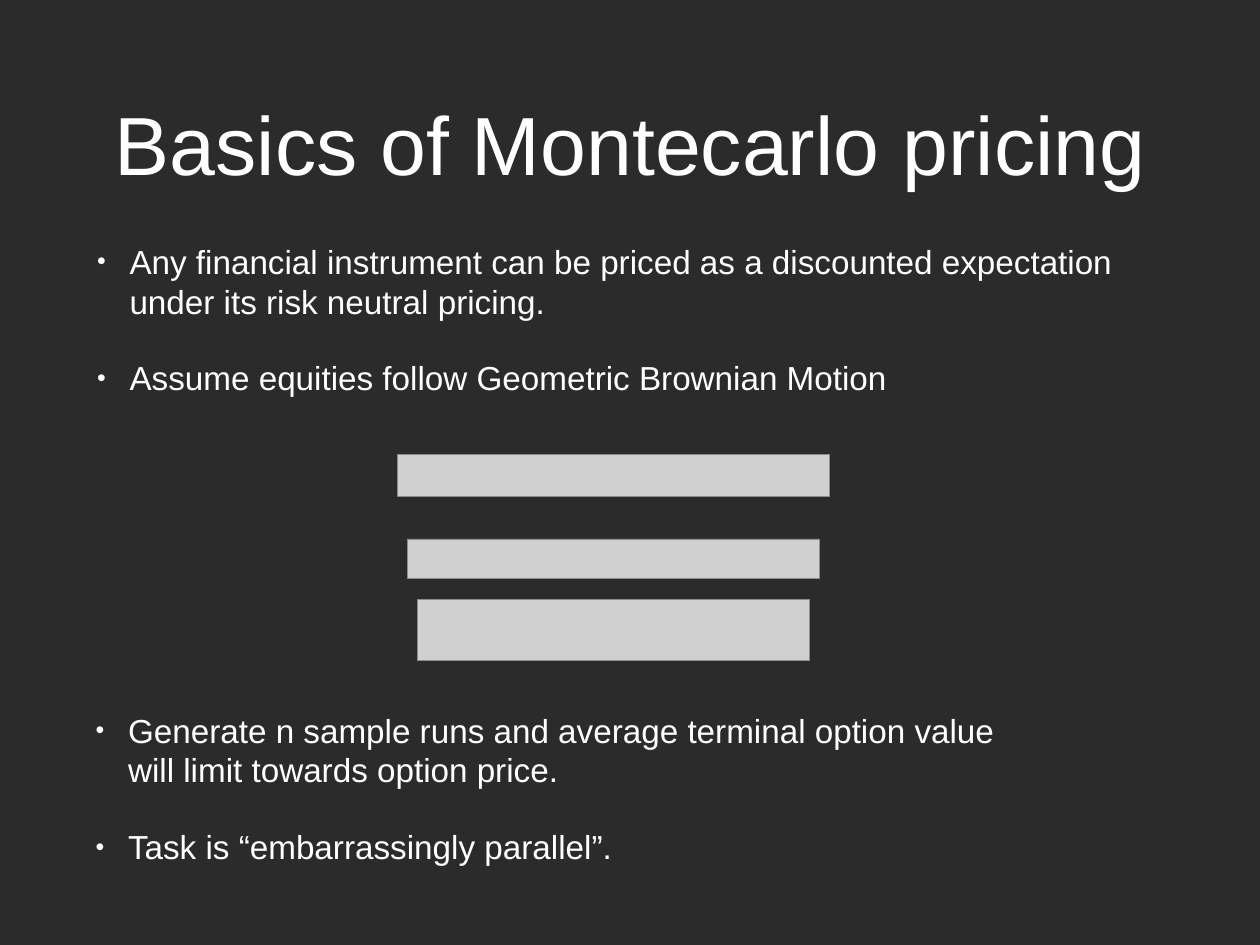
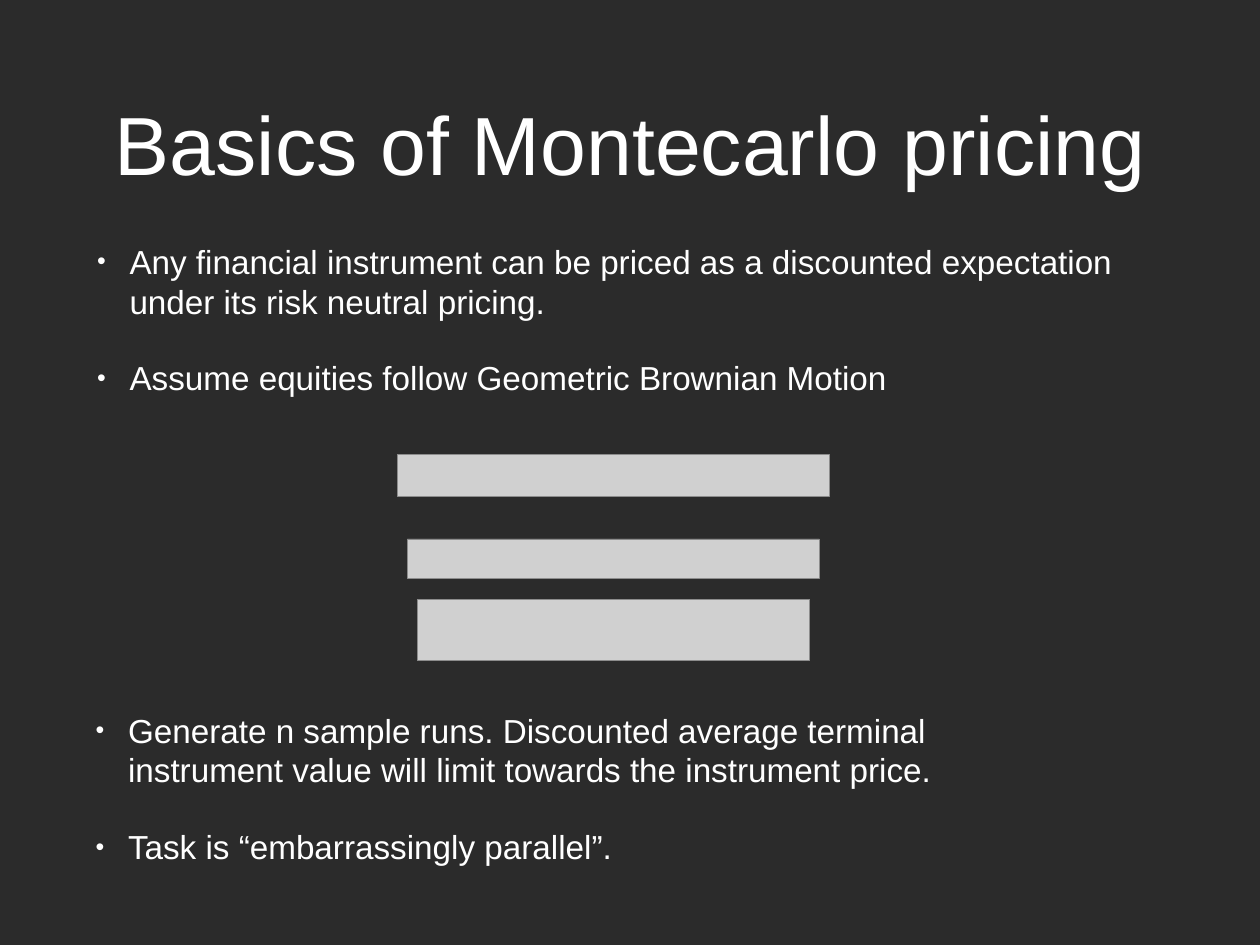
Before and after one commit to pirateb/barrier_options, a slide deck: slide 4 of presentation.pptx. Drawn at 1260x945 pixels with LibreOffice and Linux fonts; fonts in the diff are those of the drawing; grey boxes stand for pictures; background and template pictures are left out; a plain dark background stands for a picture behind light text. Boxes give left, top, right and bottom in pixels: in the first picture for what was removed or moved away, otherwise in the second. Text is boxed around its words. In the diff, an @@ line names an element or a change of style, - is before the commit and + after.

Commit message:
rearrange montecarlo slide

```diff
--- a/presentation.pptx
+++ b/presentation.pptx
@@ text at bbox=[128, 719, 931, 789]: text changed @@
-• Generate n sample runs and average terminal option value will limit towards option price.
+• Generate n sample runs. Discounted average terminal instrument value will limit towards the instrument price.
```
Also in this commit, not shown: 1 other slide changed.
